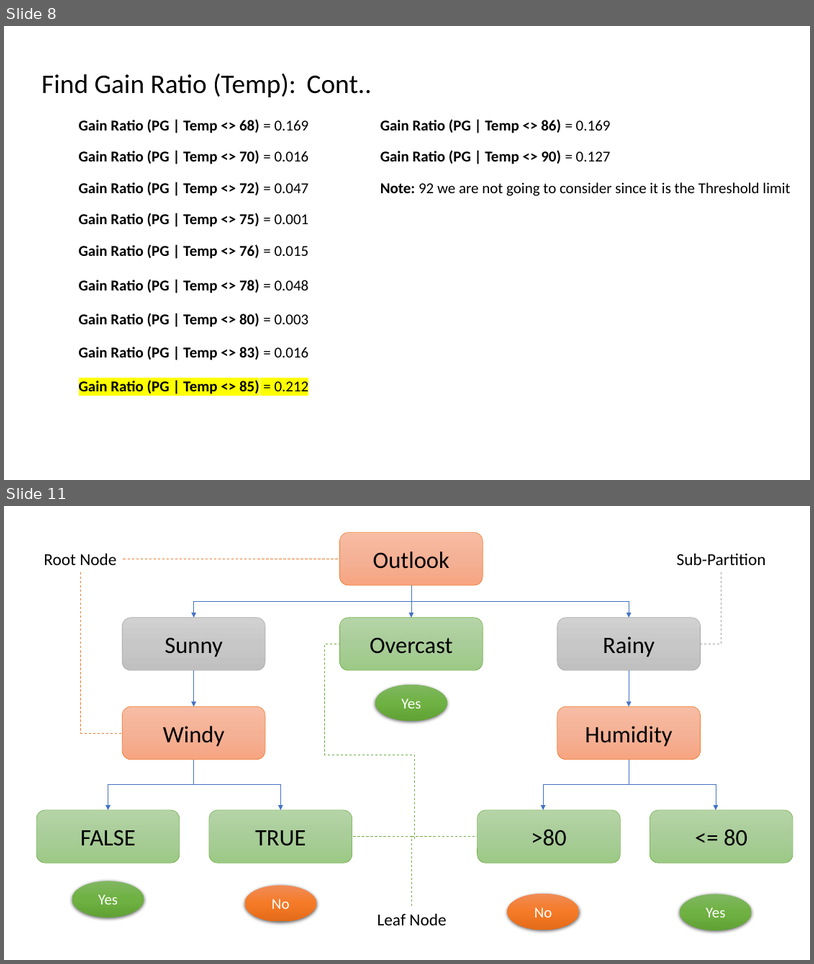
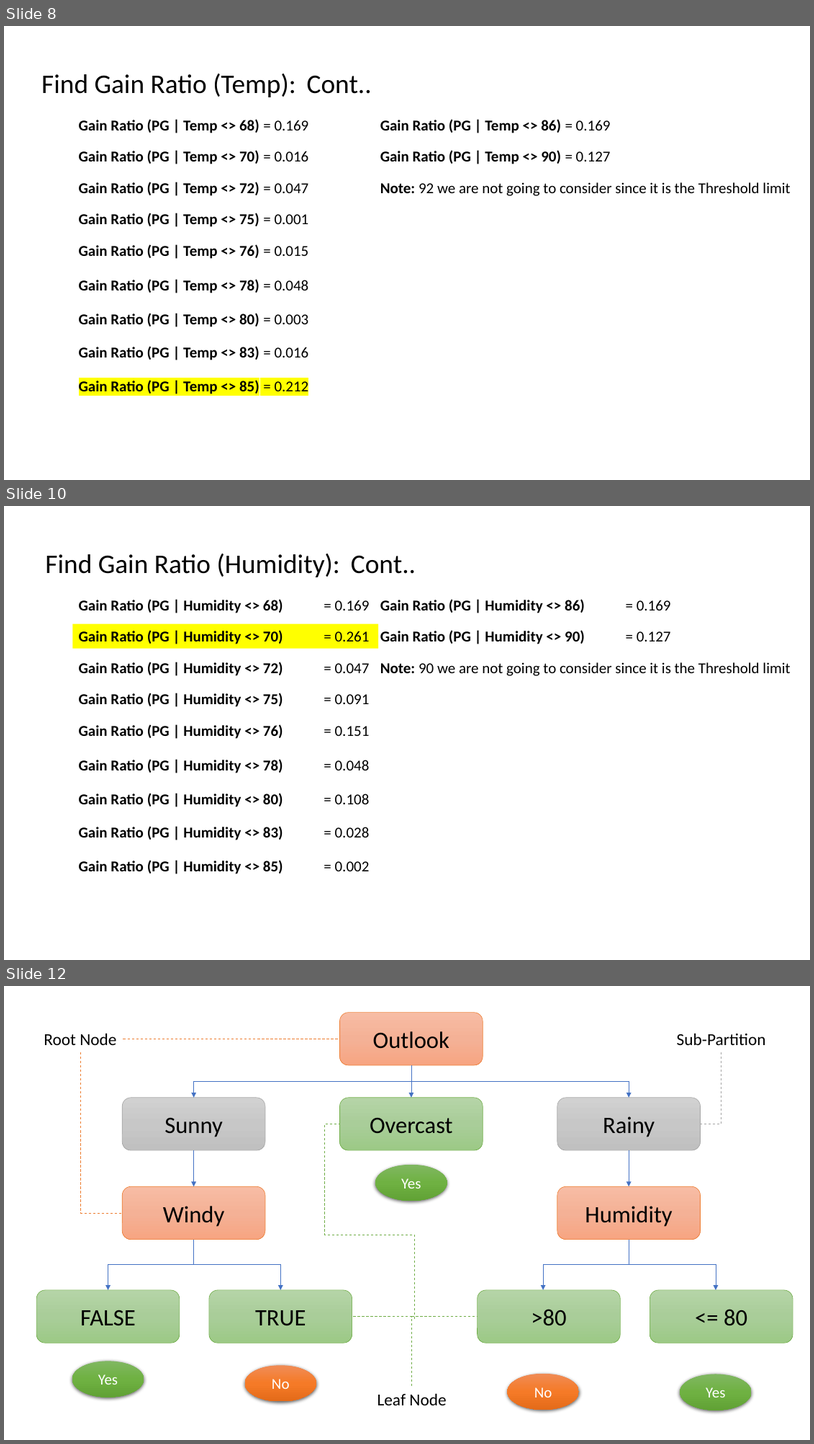
Before and after one commit to MJ029/Machine-Learning-101, a slide deck: 4-Classification Models/Decision Trees/References/C4.5 - Data Preperation.pptx. Shown one above the other, each under a label of ours: slides 8 and 11 before the commit, slides 8, 10 and 12 after it; the slides between them are not shown. The pictures are 814x964 and 814x1444 pixels, drawn with LibreOffice and Linux fonts; fonts in the diff are those of the drawing. Boxes give left, top, right and bottom in pixels: in the first picture for what was removed or moved away, otherwise in the second. Text is boxed around its words. In the diff, an @@ line names an element or a change of style, - is before the commit and + after.

```diff
--- a/4-Classification Models/Decision Trees/References/C4.5 - Data Preperation.pptx
+++ b/4-Classification Models/Decision Trees/References/C4.5 - Data Preperation.pptx
@@ slide 10 added at [4,506,810,960], background #FFFFFF @@
@@ text added at [45,554,416,577], 32 pt, text #000000 @@
+Find Gain Ratio (Humidity): Cont..
@@ text added at [79,599,370,613], 18 pt, text #000000, bold @@
+Gain Ratio (PG | Humidity <> 68) = 0.169
@@ text added at [381,599,671,613], 18 pt, text #000000, bold @@
+Gain Ratio (PG | Humidity <> 86) = 0.169
@@ rectangle added at [73,624,379,648], fill #FFFF00, 18 pt, text #000000, bold @@
+Gain Ratio (PG | Humidity <> 70) = 0.261
@@ text added at [381,630,671,644], 18 pt, text #000000, bold @@
+Gain Ratio (PG | Humidity <> 90) = 0.127
@@ text added at [79,662,370,676], 18 pt, text #000000, bold @@
+Gain Ratio (PG | Humidity <> 72) = 0.047
@@ text added at [381,662,790,676], 18 pt, text #000000 @@
+Note: 90 we are not going to consider since it is the Threshold limit
@@ text added at [79,692,370,707], 18 pt, text #000000, bold @@
+Gain Ratio (PG | Humidity <> 75) = 0.091
@@ text added at [79,724,370,739], 18 pt, text #000000, bold @@
+Gain Ratio (PG | Humidity <> 76) = 0.151
@@ text added at [79,759,370,773], 18 pt, text #000000, bold @@
+Gain Ratio (PG | Humidity <> 78) = 0.048
@@ text added at [79,793,370,807], 18 pt, text #000000, bold @@
+Gain Ratio (PG | Humidity <> 80) = 0.108
@@ text added at [79,826,370,840], 18 pt, text #000000, bold @@
+Gain Ratio (PG | Humidity <> 83) = 0.028
@@ text added at [79,860,370,874], 18 pt, text #000000, bold @@
+Gain Ratio (PG | Humidity <> 85) = 0.002
@@ what was slide 11 is now slide 12 @@
```
Also in this commit, not shown: 4 slides changed, 53 other files.
